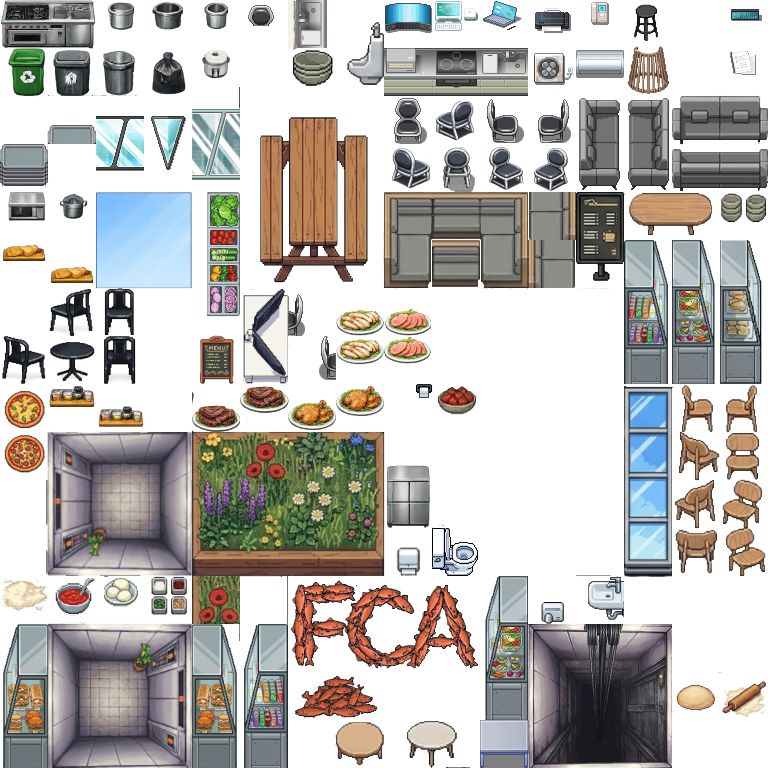
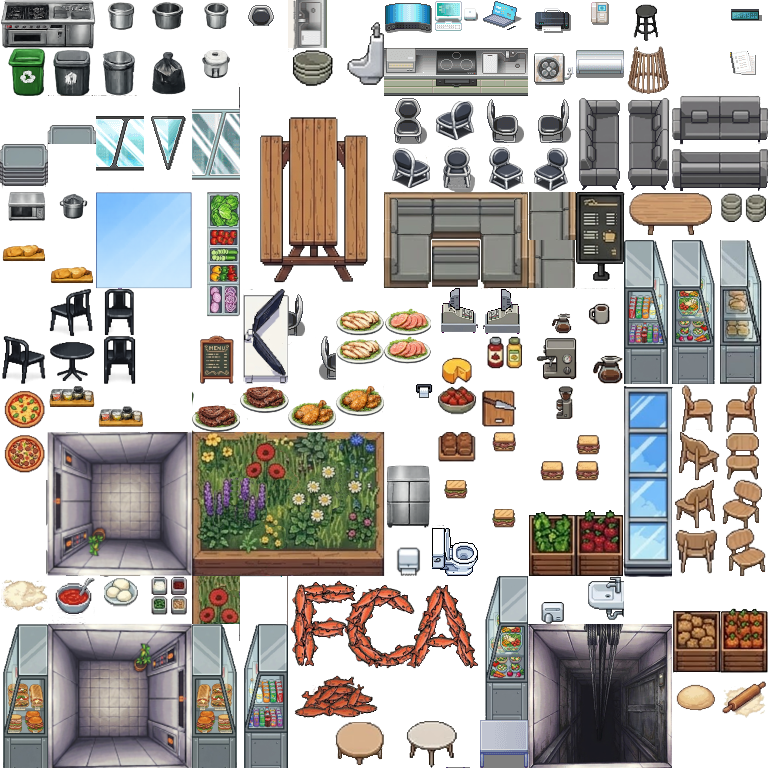
Layered file, before and after one edit (768px x 768px). Changes by layer:
added layer "Transformation #3" above "Transformation #2" over [492, 509, 516, 528]
added layer "Transformation #2" above "Pasted Layer #7" over [444, 480, 468, 499]
added layer "Pasted Layer #11" above "Pasted Layer #13" over [673, 610, 721, 673]
added layer "Pasted Layer #13" above "Pasted Layer #12" over [529, 512, 576, 576]
added layer "Pasted Layer #12" above "Pasted Layer #10" over [576, 510, 624, 576]
added layer "Pasted Layer #10" above "Transformation #5" over [720, 608, 768, 673]
added layer "Transformation #5" above "Transformation #12" over [492, 432, 516, 452]
added layer "Transformation #12" above "Pasted Layer #18" over [593, 355, 623, 384]
added layer "Transformation #11" above "Pasted Layer #17" over [588, 303, 610, 325]
added layer "Transformation #10" above "Pasted Layer #16" over [551, 313, 572, 334]
added layer "Transformation #9" above "Pasted Layer #8" over [536, 338, 577, 380]
added layer "Transformation #4" above "Pasted Layer #6" over [556, 386, 574, 419]
added layer "Pasted Layer #15" above "Pasted Layer #14" over [576, 435, 600, 455]
added layer "Pasted Layer #14" above "Pasted Layer #9" over [575, 461, 599, 481]
added layer "Pasted Layer #9" above "Transformation #6" over [540, 461, 564, 481]
added layer "Transformation #6" above "Pasted Layer #5" over [437, 432, 476, 462]
added layer "Transformation #1" above "Pasted Layer #4" over [482, 390, 516, 427]
added layer "Transformation #7" above "Pasted Layer #3" over [487, 336, 523, 369]
added layer "Transformation #8" above "Pasted Layer #2" over [441, 357, 473, 385]
added layer "Transformation" above "Pasted Layer #1" over [483, 289, 520, 334]
added layer "Pasted Layer" above "Kitchen_Inside_B.png" over [441, 288, 478, 333]
